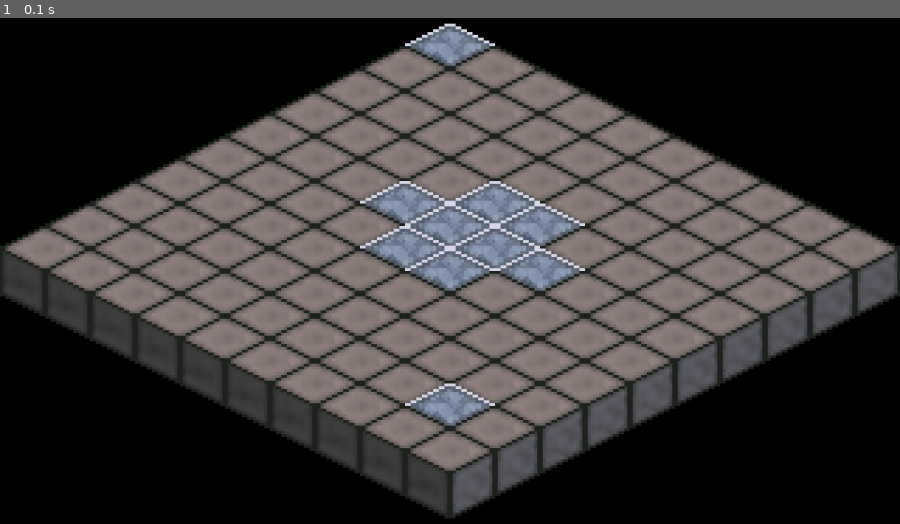
Above: before the commit, frame 1.
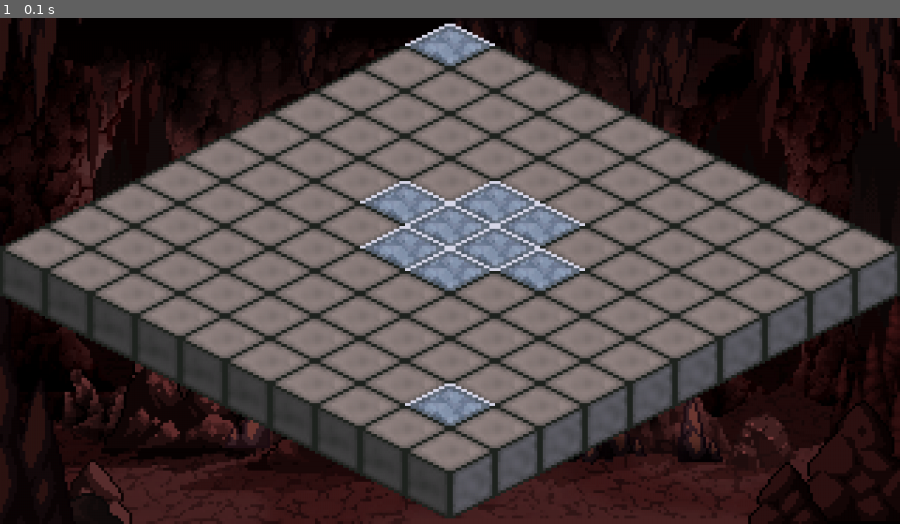
Above: after the commit, the same moment.

Repository: HardLine89/Game-pygame-
Game: pygame game, started from main.py
Two runs of this game, one before a commit and one after it. Both use one fixed random seed, a clock stepped at 60 frames per second and the inputs below.
Inputs:
- Up to frame 1 (0.1 s): no input

The runs differ from the first frame. In frame 1, 21% of the frame differs, in the area x 0-100%, y 0-100%.

Commit message:
Фон адаптивного размера

Diff:
--- a/main.py
+++ b/main.py
@@ -13,26 +13,35 @@
 # Загрузка ассетов
 stone_tile = pygame.image.load("assets/floor/SmoothStone.png").convert_alpha()
 water_tile = pygame.image.load("assets/floor/Water.png").convert_alpha()
+background_image = pygame.image.load("assets/CavePixelArt.png").convert_alpha()
 
 
 # Масштабируем тайлы в зависимости от размера окна
-def scale_tile_images(width, height):
-    global TILE_WIDTH, TILE_HEIGHT
-    scale_factor_x = width / 1280  # Исходная ширина окна
-    scale_factor_y = height / 720  # Исходная высота окна
-    TILE_WIDTH = int(128 * scale_factor_x)
-    TILE_HEIGHT = int(64 * scale_factor_y)
-    stone_tile_scaled = pygame.transform.scale(stone_tile, (TILE_WIDTH, TILE_WIDTH))
-    water_tile_scaled = pygame.transform.scale(water_tile, (TILE_WIDTH, TILE_WIDTH))
+def scale_tile_images():
+    stone_tile_scaled = pygame.transform.scale(
+        stone_tile, (config.TILE_WIDTH, config.TILE_WIDTH)
+    )
+    water_tile_scaled = pygame.transform.scale(
+        water_tile, (config.TILE_WIDTH, config.TILE_WIDTH)
+    )
     return stone_tile_scaled, water_tile_scaled
 
 
+def scale_background(screen_width, screen_height):
+    background_scaled = pygame.transform.scale(background_image, (screen_width, screen_height))
+    return background_scaled
+
+
 # Функция отрисовки тайла
-def draw_tile(screen, x, y, tile_type):
+def draw_tile(screen_obj, x, y, tile_type):
     if tile_type == 0:
-        screen.blit(stone_tile, (x - TILE_WIDTH // 2, y - TILE_HEIGHT // 2))
+        screen_obj.blit(
+            stone_tile, (x - config.TILE_WIDTH // 2, y - config.TILE_HEIGHT // 2)
+        )
     elif tile_type == 1:
-        screen.blit(water_tile, (x - TILE_WIDTH // 2, y - TILE_HEIGHT // 2))
+        screen_obj.blit(
+            water_tile, (x - config.TILE_WIDTH // 2, y - config.TILE_HEIGHT // 2)
+        )
 
 
 # Пример карты: 0 — трава, 1 — вода
@@ -64,7 +73,8 @@
                 screen = pygame.display.set_mode((width, height), RESIZABLE)
 
     # Масштабируем ассеты в зависимости от размера окна
-    stone_tile, water_tile = scale_tile_images(screen.get_width(), screen.get_height())
+    stone_tile, water_tile = scale_tile_images()
+    background = scale_background(screen.get_width(), screen.get_height())
 
     # Расчет смещения для центрирования карты по экрану
     map_width = config.GRID_WIDTH * config.TILE_WIDTH
@@ -72,7 +82,7 @@
     offset_x = screen.get_width() // 2
     offset_y = (screen.get_height() - map_height) // 2
 
-    screen.fill((0, 0, 0))
+    screen.blit(background, (0, 0))  # Отображаем фон
 
     # Рисуем карту с ассетами
     for row in range(config.GRID_HEIGHT):
Binary file added: assets/CavePixelArt.png
